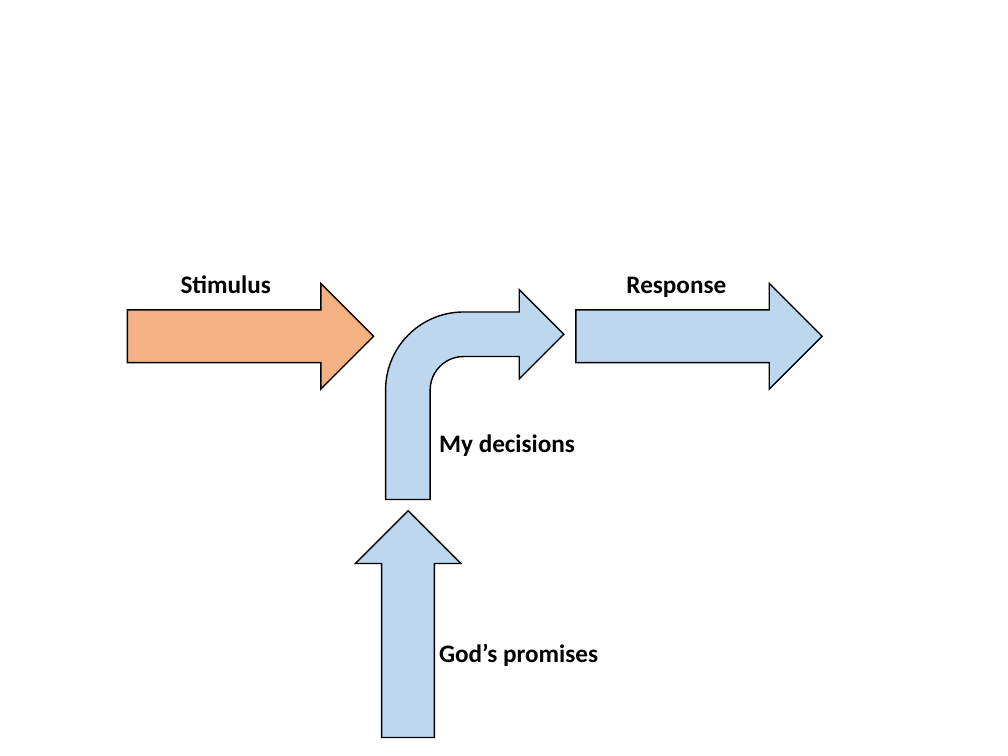
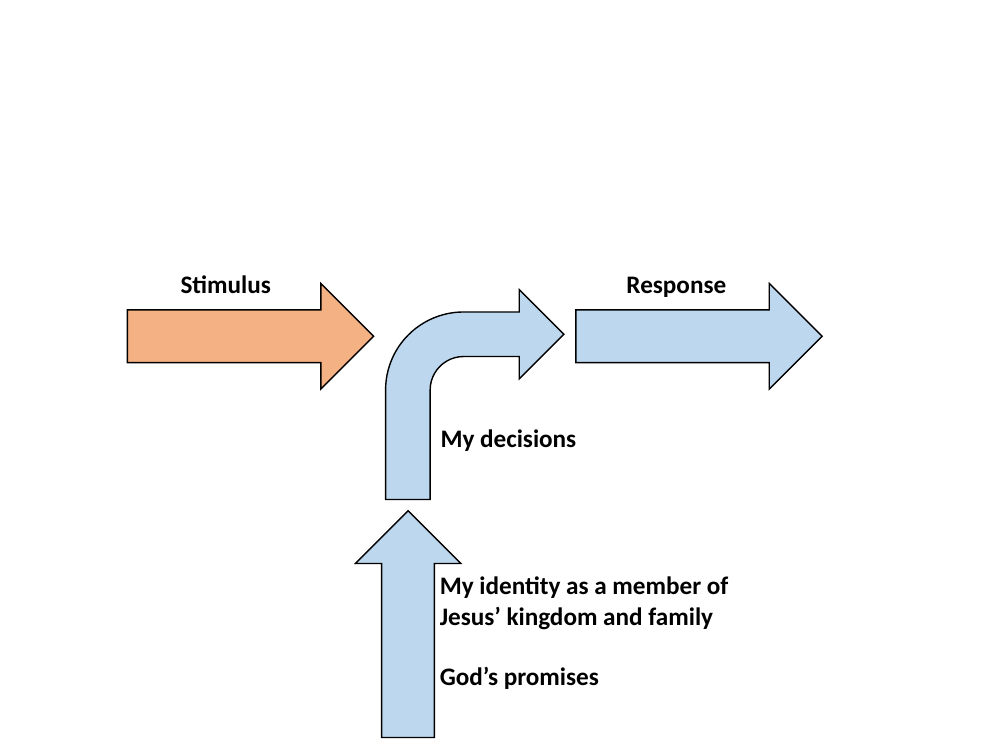
Before and after one commit to tbadams45/tbadams45.github.io, a slide deck: slide 3 of files/stimulus_and_response.pptx. Drawn at 1008x756 pixels with LibreOffice and Linux fonts; fonts in the diff are those of the drawing. Boxes give left, top, right and bottom in pixels: in the first picture for what was removed or moved away, otherwise in the second. Text is boxed around its words. In the diff, an @@ line names an element or a change of style, - is before the commit and + after.

```diff
--- a/files/stimulus_and_response.pptx
+++ b/files/stimulus_and_response.pptx
@@ text "My decisions": place and size @@
-text "My decisions" at <box>439,434,575,456</box>
+text "My decisions" at <box>441,429,576,451</box>
@@ text "My identity as a member ...": place and size @@
-text "My identity as a member ..." at <box>439,644,598,666</box>
+text "My identity as a member ..." at <box>440,576,729,689</box>
@@ text at <box>440,576,729,630</box>: paragraph added @@
+My identity as a member of Jesus’ kingdom and family
```
Also in this commit, not shown: 35 other files.
